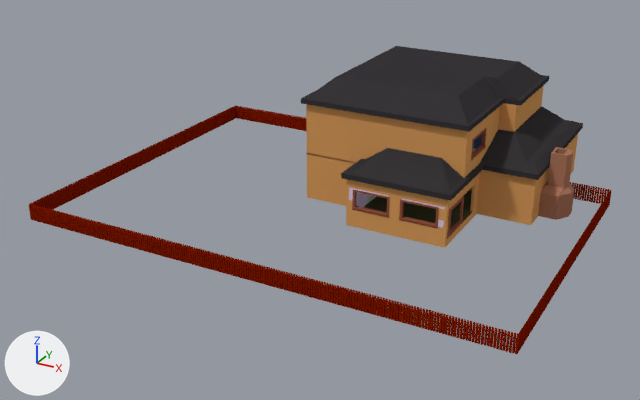
Before and after pictures for a commit that changed the Blender file UnityFile/Assets/03_Models/m_buildingDetailed.blend.
The view is the same before and after, from a 50 mm camera at (102.0, -352.0, 137.0) aimed at (-48.0, -80.0, 1.0). Every picture has the same lights, and +X, +Y and +Z are marked at lower left.

Names of what the first picture shows: 'Chimney', 'Fence', 'FirstFloor Floor', 'FirstFloor_Walls', 'Roof', 'SecondFloor Walls', 'WindowSlidingDoor'.
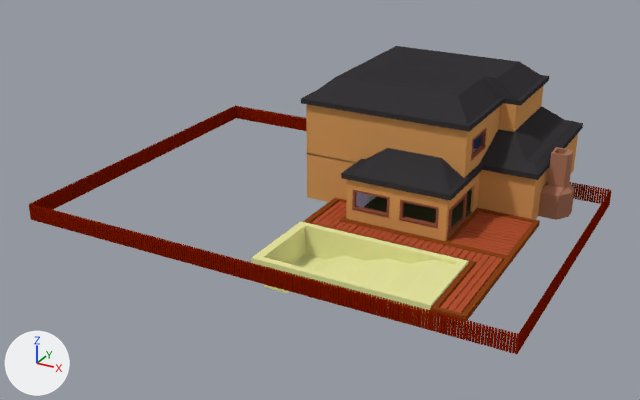
Boxes [x1, y1, x2, y2] around the edits, measured in the pictures (640 x 400 px):
'Pool', added (beige)
    after: [251, 221, 469, 311]
'Veranda', added (brown)
    after: [303, 198, 540, 322]
    faces in mat_mat_veranda_inner (brown #b25332): [311, 201, 532, 313]
    faces in mat_mat_veranda_outer (brown #88431a): [303, 198, 540, 322]
'WindowSlidingDoor', moved, rescaled (17% wider, 7% taller)
    before: [447, 196, 464, 239]
    after: [447, 193, 467, 239]
part 1 of me_cube_001, recoloured
    both: [349, 187, 445, 209]
part 2 of me_cube_001, recoloured
    both: [438, 220, 444, 228]

The change, as a list of edits to the scene's bpy script:
```text
Add mat_mat_pool:
    mat_mat_pool = diffuse_material('mat_pool')
    mat_mat_pool.base_color = (0.8, 0.791, 0.348)  # beige #e7e69f
Add mat_mat_veranda_inner:
    mat_mat_veranda_inner = diffuse_material('mat_Veranda Inner')
    mat_mat_veranda_inner.base_color = (0.448, 0.0855, 0.0323)  # orange #b35332
Add mat_mat_veranda_outer:
    mat_mat_veranda_outer = diffuse_material('mat_Veranda Outer')
    mat_mat_veranda_outer.base_color = (0.246, 0.0563, 0.0105)  # brown #88431a
Change me_cube_001:
    where me_cube_001.from_pydata(...)  # 885 vertices, 711 faces; spans x -19.3..9.3, y -86.5..8.1, z -10.7..68.4
    used by ob_firstfloor_walls; location = (0.0, -2.1, 0.0); scale = (2.96, 1.0, 0.238)
    me_cube_001 part 1: 8 of the faces centred in x -10.0..1.5, y -86.5, z 41.3..51.9 switch from mat_mat_firstfloorkitchen (white #dbc8e7) to mat_mat_firstfloorexterior (orange #d69a5b)
    me_cube_001 part 2: 1 of the faces centred in x 1.5, y -86.5, z 26.4 switch from mat_mat_firstfloorkitchen (white #dbc8e7) to mat_mat_firstfloorexterior (orange #d69a5b)
Add me_cube_033:
    me_cube_033.from_pydata(...)  # 144 vertices, 131 faces; spans x -1.0..1.0, y -1.0..1.0, z -10.47..1.0
    me_cube_033.materials.append(mat_mat_pool)  # beige #e7e69f
Add me_cube_034:
    me_cube_034.from_pydata(...)  # 432 vertices, 348 faces; spans x -52.1..23.2, y -46.4..30.6, z -1.0..1.0
    # faces by material slot: [90, 258]
    me_cube_034.materials.append(mat_mat_veranda_outer)  # brown #88431a
    me_cube_034.materials.append(mat_mat_veranda_inner)  # orange #b35332
Change ob_windowslidingdoor:
    ob_windowslidingdoor.location: (6.3, -79.6, 5.7) -> (6.3, -78.1, 5.7)
    ob_windowslidingdoor.scale: (0.628, 7.25, 5.51) -> (0.628, 8.79, 5.51)
Add ob_pool:
    ob_pool = bpy.data.objects.new('Pool', me_cube_033)
    ob_pool.location = (-12.5, -116.6, -0.2)
    ob_pool.scale = (32.0, 16.4, 1.0)
Add ob_veranda:
    ob_veranda = bpy.data.objects.new('Veranda', me_cube_034)
    ob_veranda.location = (7.5, -86.6, -1.0)
```
